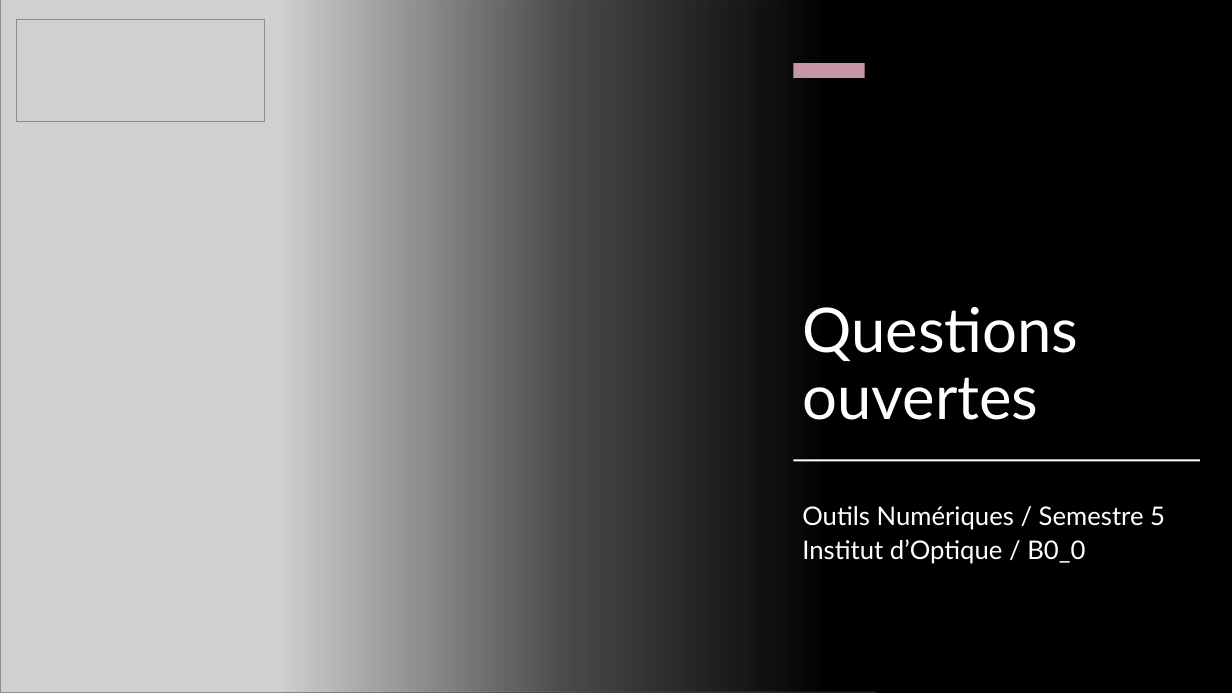
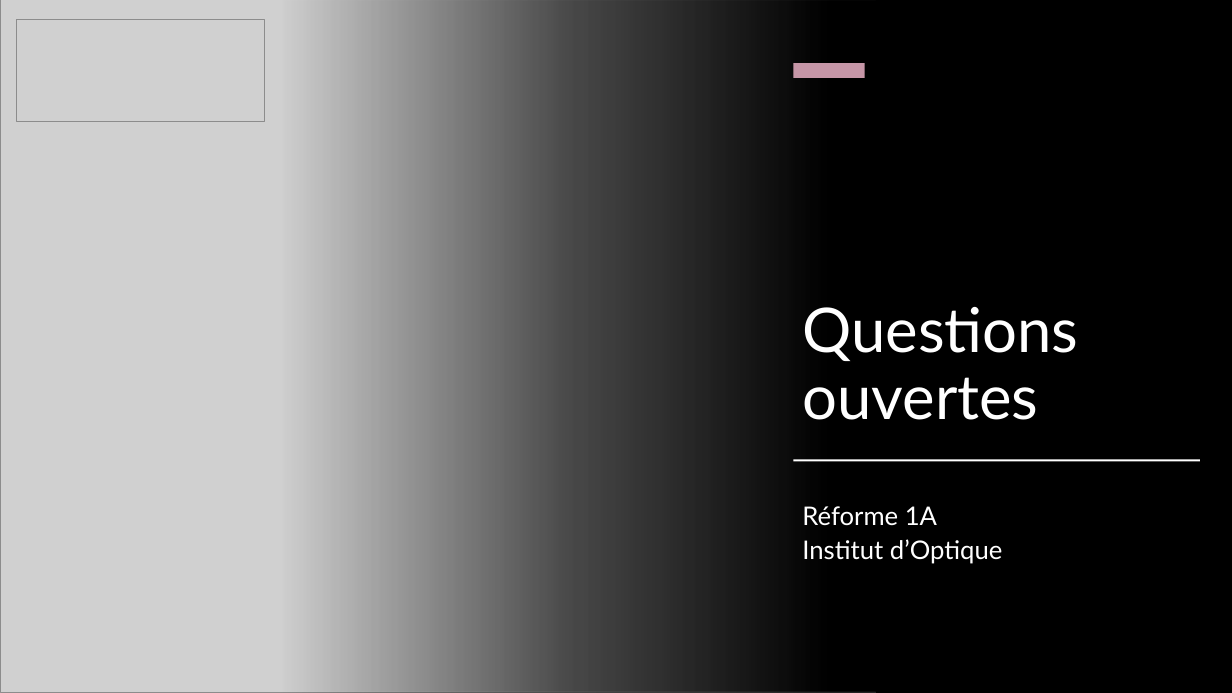
Before and after one commit to jvillemejane/jvillemejane, a slide deck: slide 17 of Presentations/2024_COPERF_Informatique.pptx (slide 20 before the commit). Drawn at 1232x693 pixels with LibreOffice and Linux fonts; fonts in the diff are those of the drawing; grey boxes stand for pictures. Boxes give left, top, right and bottom in pixels: in the first picture for what was removed or moved away, otherwise in the second. Text is boxed around its words. In the diff, an @@ line names an element or a change of style, - is before the commit and + after.

```diff
--- a/Presentations/2024_COPERF_Informatique.pptx
+++ b/Presentations/2024_COPERF_Informatique.pptx
@@ subtitle at (802,506,1003,564): text changed @@
-Outils Numériques / Semestre 5 Institut d’Optique / B0_0
+Réforme 1A
+Institut d’Optique
```
Also in this commit, not shown: 8 other slides changed, 1 slide added, 4 slides removed, 1 other file.
